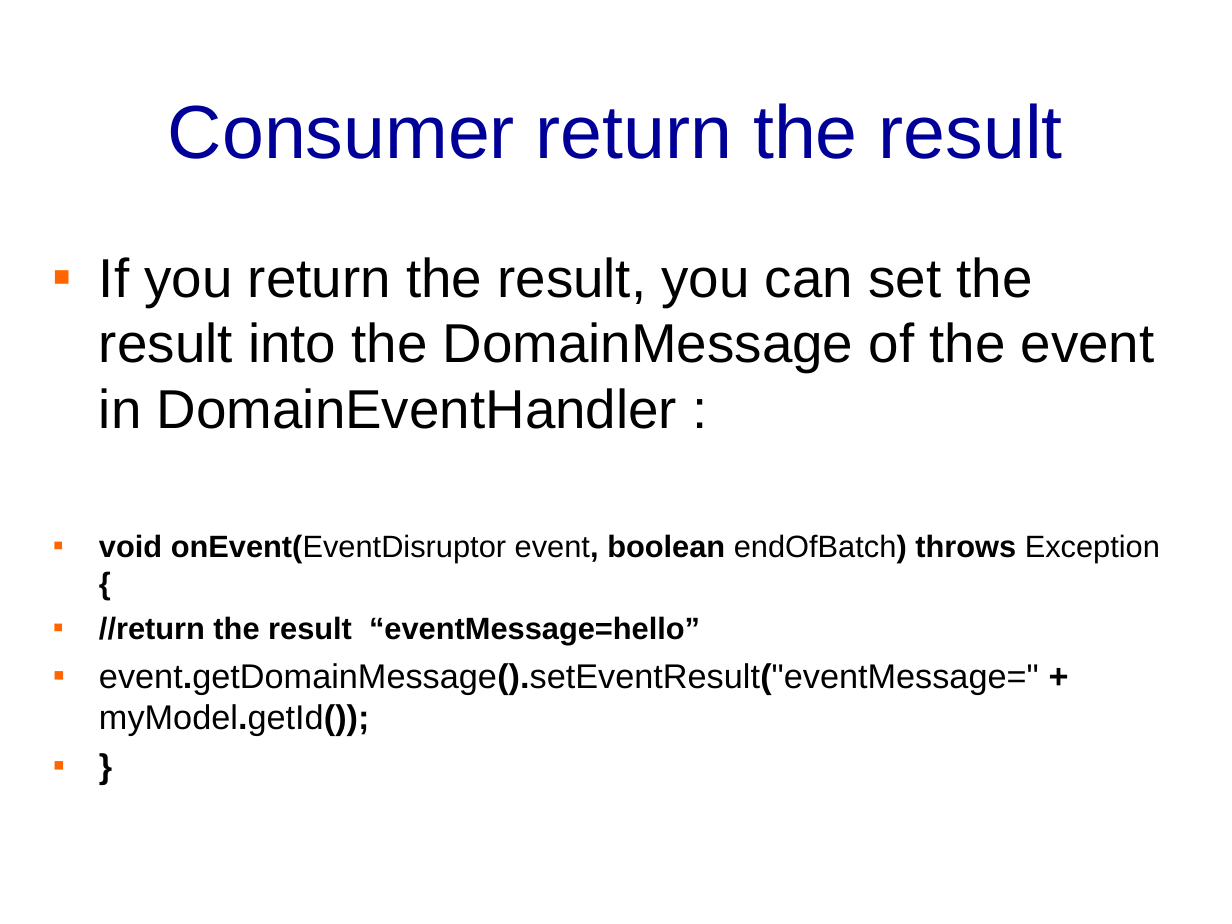
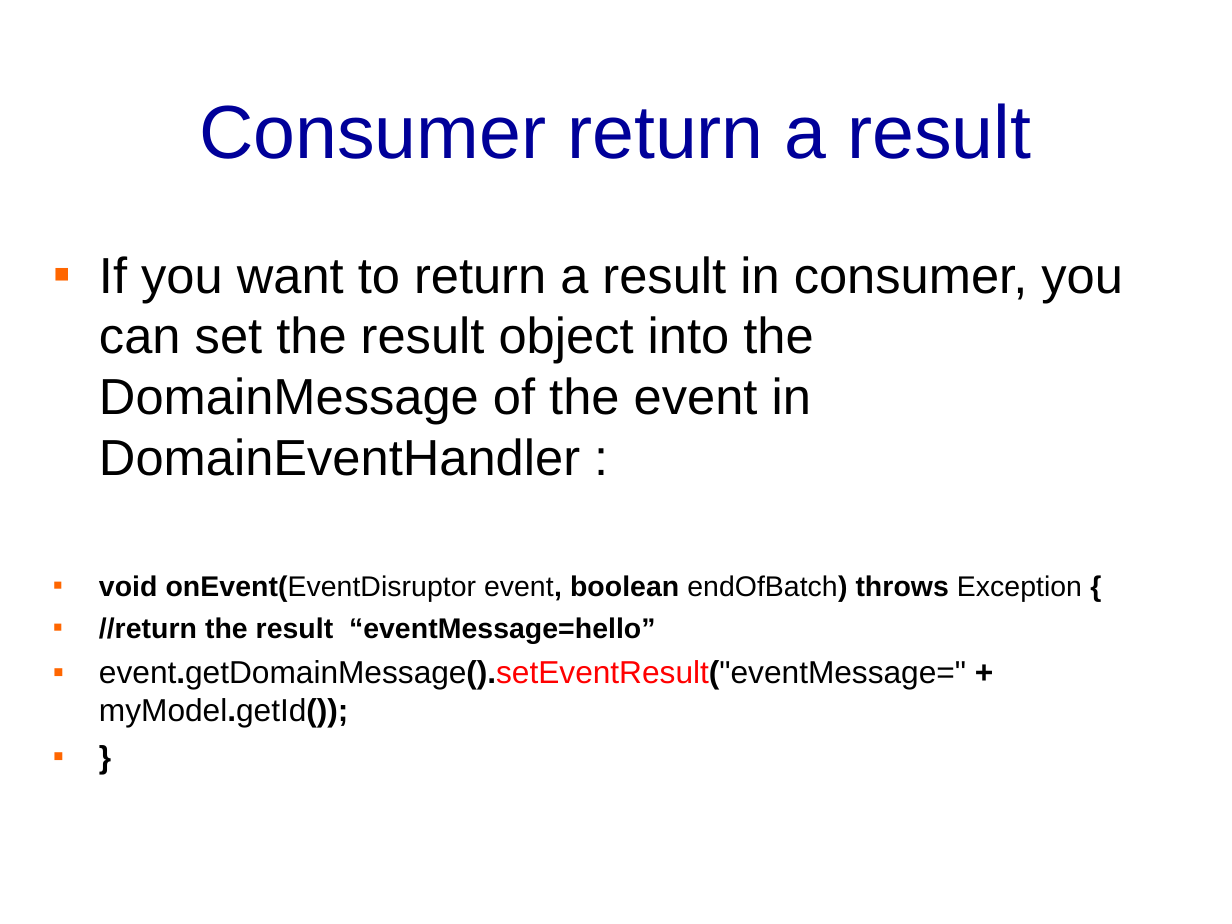
Before and after one commit to banq/banq.github.io, a slide deck: slide 26 of JdonFramework.ppt (slide 23 before the commit). Drawn at 1232x924 pixels with LibreOffice and Linux fonts; fonts in the diff are those of the drawing; background and template pictures are left out. Boxes give left, top, right and bottom in pixels: in the first picture for what was removed or moved away, otherwise in the second. Text is boxed around its words. In the diff, an @@ line names an element or a change of style, - is before the commit and + after.

```diff
--- a/JdonFramework.ppt
+++ b/JdonFramework.ppt
@@ title at [199,103,1031,159]: text changed @@
-Consumer return the result
+Consumer return a result
@@ text at [99,256,1123,476]: text changed; size 32 to 29.6 pt @@
-▪ If you return the result, you can set the result into the DomainMessage of the event in DomainEventHandler :
+▪ If you want to return a result in consumer, you can set the result object into the DomainMessage of the event in DomainEventHandler :
@@ text at [99,575,1082,727]: size 18 to 16.6 pt in "void onEvent(EventDisruptor event, boolean endOfBatch) throw ...", "//return the result “eventMessage=hello”"; size 20 to 18.5 pt in "event.getDomainMessage().setEventResult("eventMessage=" + my ...", "}"; text colour #000000 to #FF0000 in "event.getDomainMessage().setEventResult("eventMessage="" @@
```
Also in this commit, not shown: 22 other slides changed, 8 slides added, 17 slides removed.
